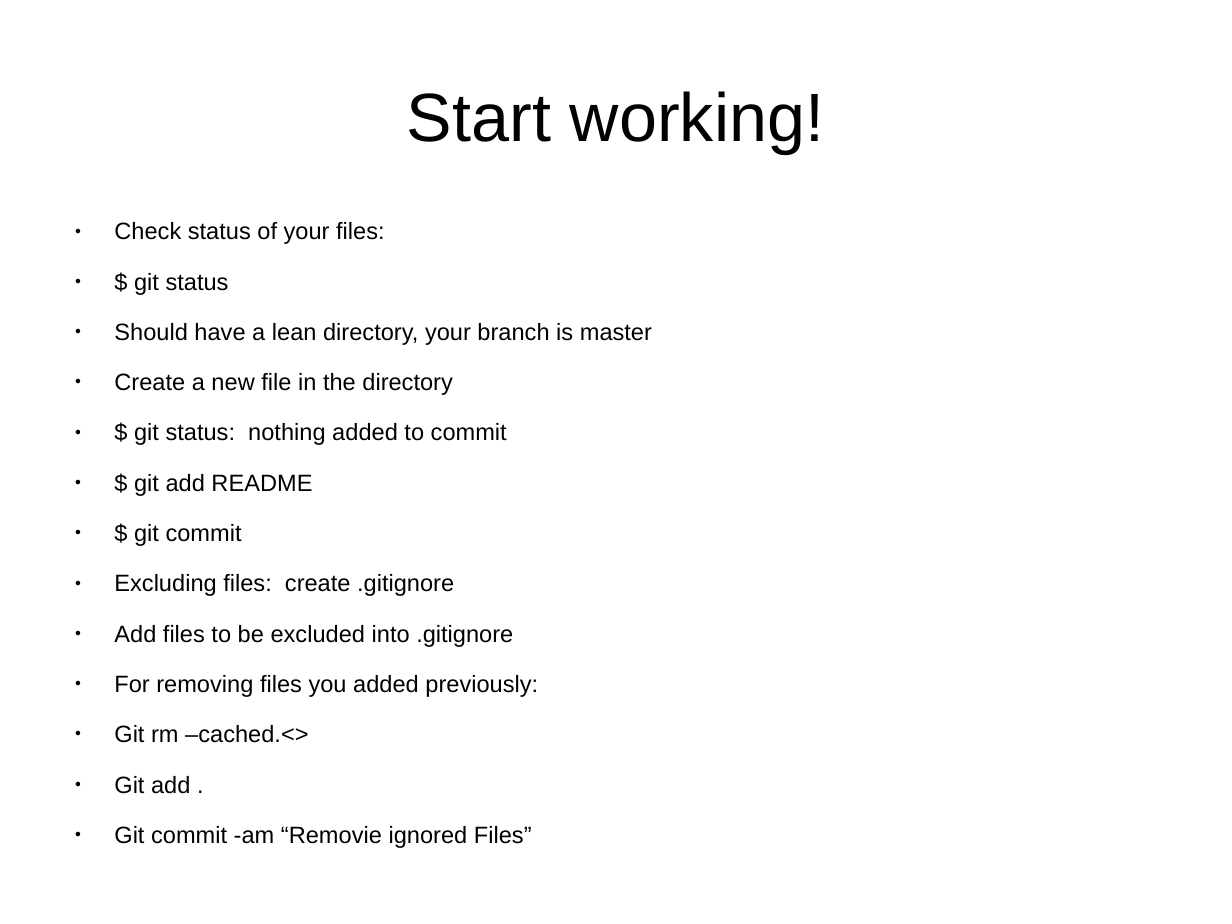
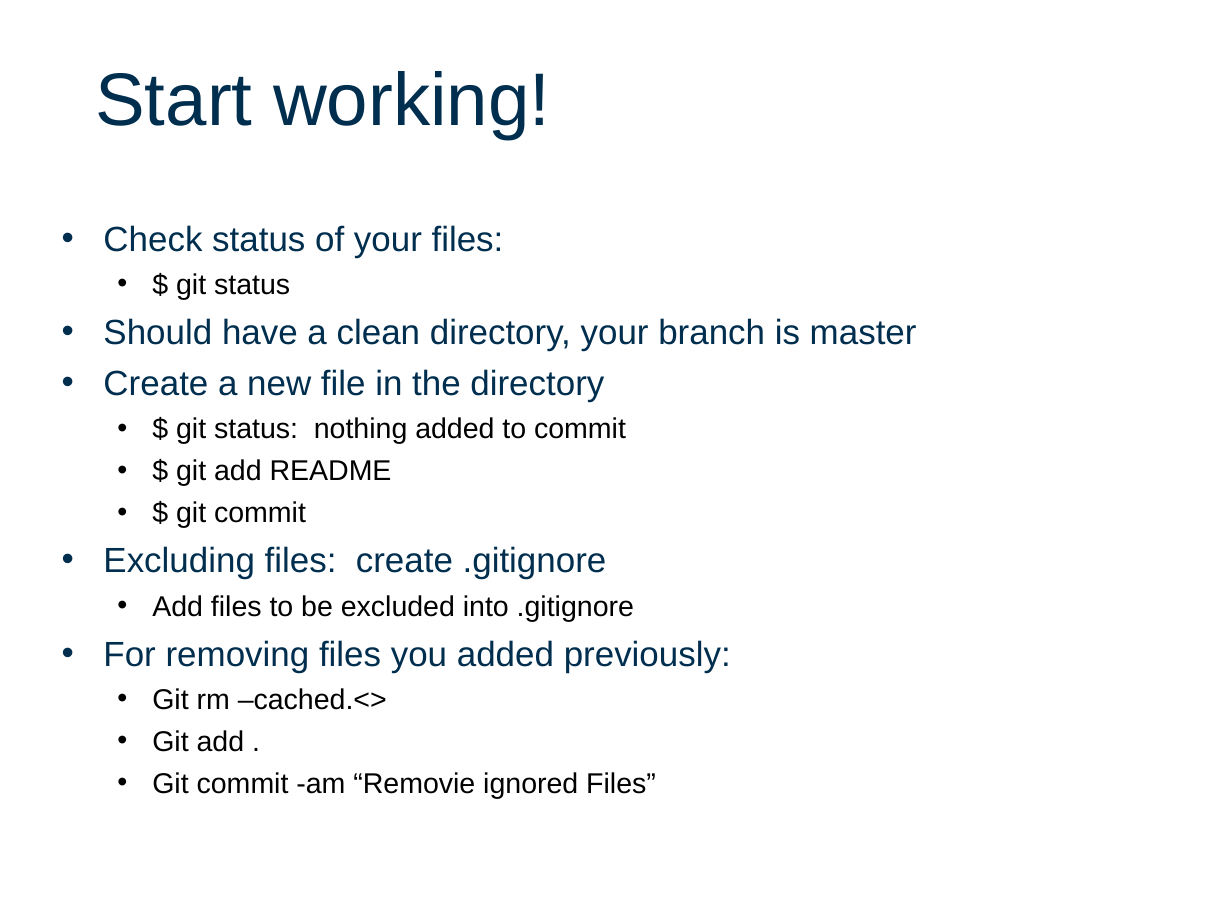
Before and after one commit to FineWilms/Workshop_github, a slide deck: slide 7 of intro2Git.odp. Drawn at 1232x924 pixels with LibreOffice and Linux fonts; fonts in the diff are those of the drawing; background and template pictures are left out. Boxes give left, top, right and bottom in pixels: in the first picture for what was removed or moved away, otherwise in the second. Text is boxed around its words. In the diff, an @@ line names an element or a change of style, - is before the commit and + after.

```diff
--- a/intro2Git.odp
+++ b/intro2Git.odp
@@ title "Start working!": place and size @@
-title "Start working!" at box(407, 91, 824, 153)
+title "Start working!" at box(95, 71, 550, 139)
@@ title "Start working!" at box(95, 71, 550, 139): size 44 to 48 pt, text colour #000000 to #002E4F; alignment centre to left; vertical alignment middle to top @@
@@ text at box(103, 225, 731, 752): size 15.2 to 22.5 pt, text colour #000000 to #002E4F in "Check status of your files:", "Create a new file in the directory", "Excluding files: create .gitignore", "For removing files you added previously:"; size 15.2 to 18.4 pt in "$ git status", "$ git status: nothing added to commit", "$ git add README", "$ git commit" and 4 more places; bullet ● to •; less space between paragraphs; list level 1 to 2 in "$ git status"; list level 1 to 2 in "$ git status: nothing added ..."; list level 1 to 2 in "$ git add README"; list level 1 to 2 in "$ git commit"; list level 1 to 2 in "Add files to be excluded ..."; list level 1 to 2 in "Git rm –cached.<>"; list level 1 to 2 in "Git add ."; list level 1 to 2 in "Git commit -am “Removie ignored ..." @@
@@ text at box(103, 318, 917, 351): text changed; size 15.2 to 22.5 pt; text colour #000000 to #002E4F @@
-● Should have a lean directory, your branch is master
+• Should have a clean directory, your branch is master
```
Also in this commit, not shown: 11 other slides changed.
